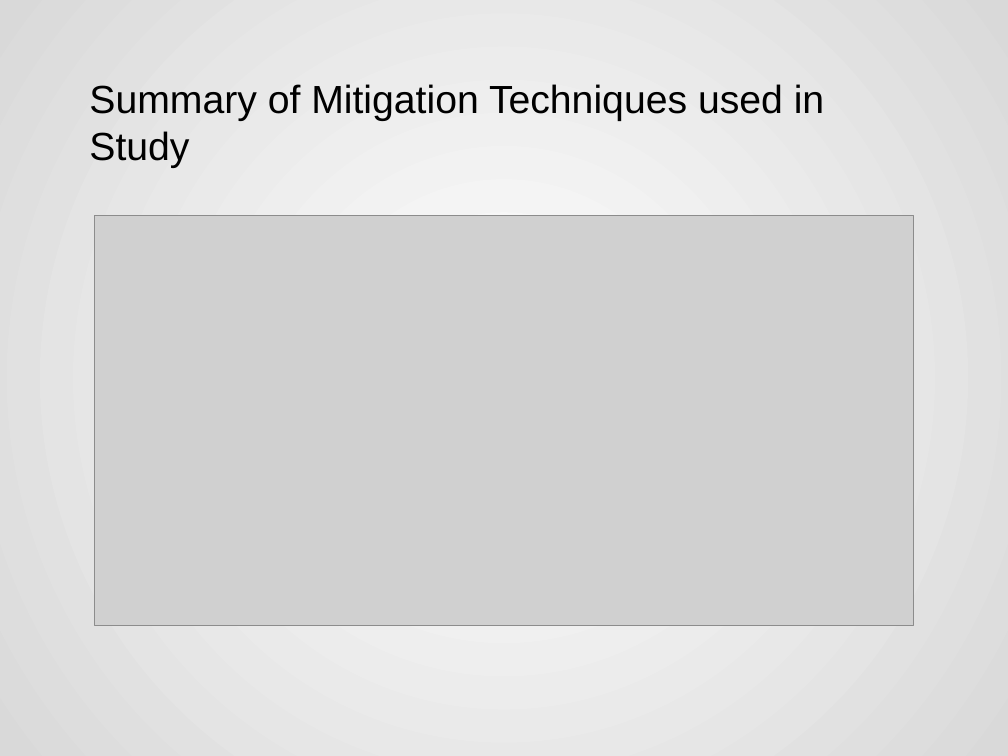
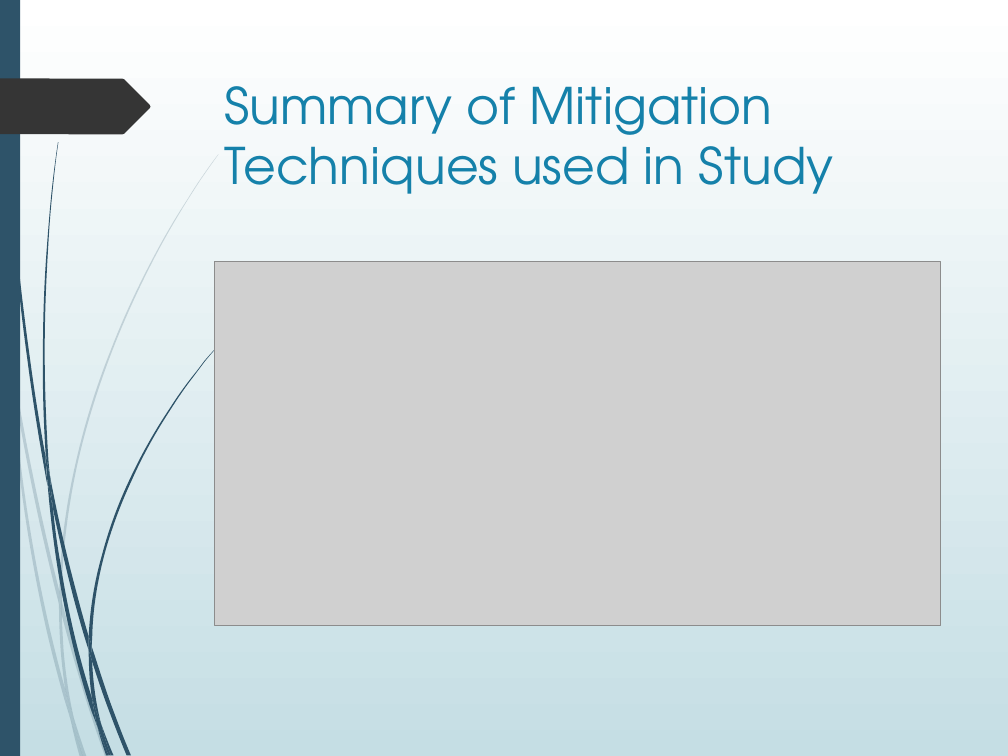
Before and after one commit to Akash3121/3D, a slide deck: slide 5 of Paper-Presentation/Akash - VR_Sickness_Mitigation_Methods_Presentation.pptx. Drawn at 1008x756 pixels with LibreOffice and Linux fonts; fonts in the diff are those of the drawing; grey boxes stand for pictures. Boxes give left, top, right and bottom in pixels: in the first picture for what was removed or moved away, otherwise in the second. Text is boxed around its words. In the diff, an @@ line names an element or a change of style, - is before the commit and + after.

```diff
--- a/Paper-Presentation/Akash - VR_Sickness_Mitigation_Methods_Presentation.pptx
+++ b/Paper-Presentation/Akash - VR_Sickness_Mitigation_Methods_Presentation.pptx
@@ background gradient #FFFFFF to #D9D9D9 to gradient #FFFFFF to #C5DEE5 @@
@@ rectangle added at box(0, 0, 20, 756), fill #2E5369 @@
@@ freeform shape added at box(0, 79, 150, 135), fill #353535 @@
@@ title "Summary of Mitigation Techniques used ...": place and size @@
-title "Summary of Mitigation Techniques used ..." at box(89, 84, 825, 168)
+title "Summary of Mitigation Techniques used ..." at box(224, 86, 834, 194)
@@ title "Summary of Mitigation Techniques used ..." at box(224, 86, 834, 194): size 28 to 36 pt, font Arial to TeX Gyre Adventor, text colour #000000 to #1581AA; vertical alignment middle to top @@
@@ picture: place and size @@
-picture at box(95, 215, 914, 625)
+picture at box(214, 261, 940, 625)
@@ group added at box(0, 154, 219, 756): 10 freeform shapes @@
@@ group added at box(2, 0, 218, 756): 12 freeform shapes @@
```
Also in this commit, not shown: 18 other slides changed, 1 slide removed.
